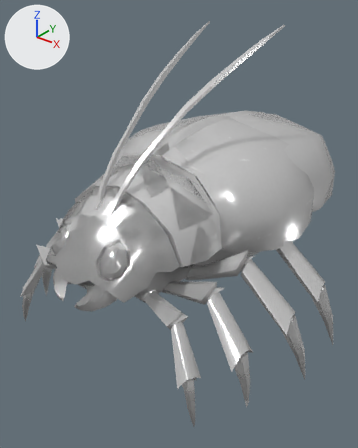
Two versions of the FBX model Assets/Models/Enemies/Cockroach_Smol_&_Anims.fbx, one commit apart.
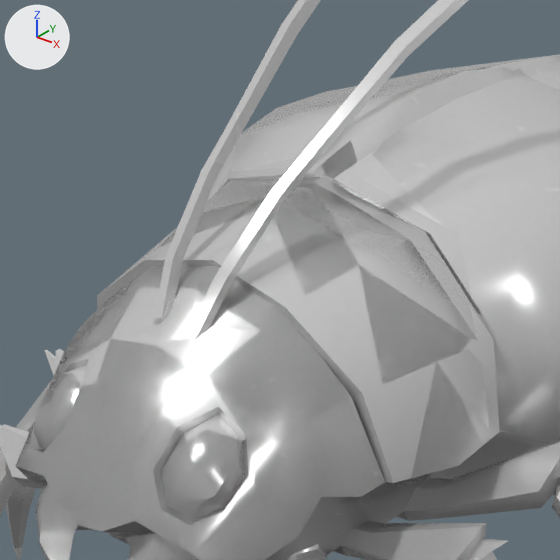
Each version is shown whole from a 50 mm lens placed at (0.413, -0.436, 0.465), pointed at (-0.022, 0.108, 0.128), then close up on the part from 11% to 68% of the width and 20% to 66% of the height. Arrows for +X, +Y and +Z are at upper left; the lights stay in place. The last two pictures show the newer version. Where no turn or scale is listed for an object, it has been applied to the vertices. Vertices at exactly the same position are counted once.

Names of what the first close-up shows: 'Cockroach_Smol', 'Cockroach_Smol_2', 'Cockroach_Smol_3'.
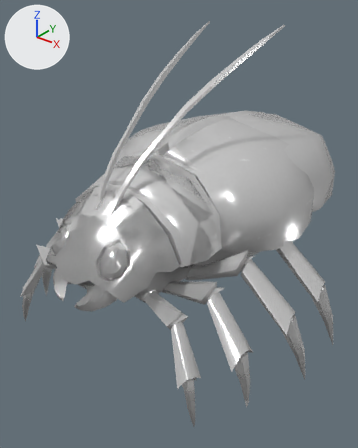
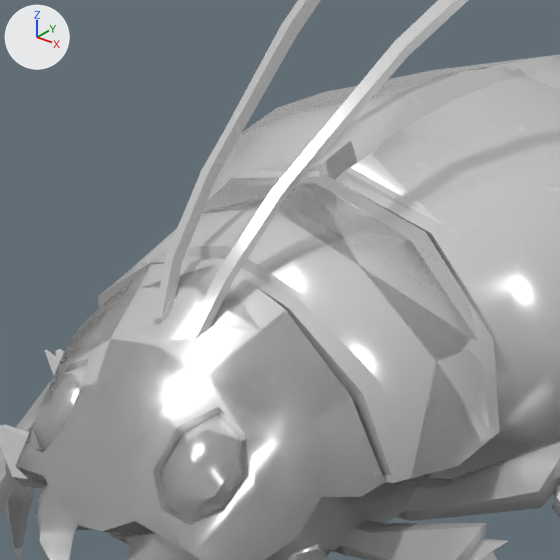
Changed parts and their boxes [x1, y1, x2, y2] in the close-ups (560 x 560 px; the box of a moved part takes in the faces that stretch with it):
```json
{"object": "Cockroach_Smol_3", "change": "reshaped", "before": [13, 0, 509, 560], "after": [13, 0, 512, 560]}
{"part": 1, "of": "me_cockroach_smol_3_001", "change": "moved or reshaped", "before": [97, 141, 509, 483], "after": [139, 141, 512, 483]}
{"part": 2, "of": "me_cockroach_smol_3_001", "change": "shading changed", "before": [97, 149, 504, 485], "after": [139, 149, 484, 485]}
```

The change, as JSON lines over the scene's bpy script:
```json
{"block": "me_cockroach_smol_3_001", "where": "me_cockroach_smol_3_001.from_pydata(...)  # 794 vertices, 818 faces; spans x -0.231..0.231, y -0.133..0.338, z -0.006..0.414"}
{"block": "me_cockroach_smol_3_001", "where": "# used by ob_cockroach_smol_3; location = (0.0, 0.0, 0.0)"}
{"block": "me_cockroach_smol_3_001", "change": "me_cockroach_smol_3_001 part 1"}
{"op": "set", "path": "me_cockroach_smol_3_001.vertices[115].co", "old": "(-0.085, -0.04, 0.203)", "new": "(-0.086, -0.027, 0.202)", "note": "pixel (96, 295) -> not seen"}
{"op": "set", "path": "me_cockroach_smol_3_001.vertices[118].co", "old": "(-0.044, -0.042, 0.232)", "new": "(-0.046, -0.029, 0.233)", "note": "pixel (144, 260) -> not seen"}
{"op": "set", "path": "me_cockroach_smol_3_001.vertices[119].co", "old": "(0.0, -0.041, 0.243)", "new": "(0.0, -0.028, 0.245)", "note": "pixel (212, 259) -> not seen"}
{"op": "set", "path": "me_cockroach_smol_3_001.vertices[139].co", "old": "(0.0, -0.036, 0.242)", "new": "(0.0, -0.039, 0.24)", "note": "not seen -> pixel (216, 263)"}
{"op": "set", "path": "me_cockroach_smol_3_001.vertices[153].co", "old": "(-0.007, 0.034, 0.263)", "new": "(-0.008, 0.045, 0.266)", "note": "pixel (310, 172) -> pixel (325, 160)"}
{"op": "set", "path": "me_cockroach_smol_3_001.vertices[159].co", "old": "(-0.064, 0.034, 0.248)", "new": "(-0.072, 0.046, 0.25)", "note": "pixel (227, 178) -> pixel (232, 167)"}
{"op": "set", "path": "me_cockroach_smol_3_001.vertices[166].co", "old": "(-0.103, 0.037, 0.159)", "new": "(-0.108, 0.046, 0.154)"}
{"op": "set", "path": "me_cockroach_smol_3_001.vertices[167].co", "old": "(-0.102, 0.036, 0.206)", "new": "(-0.109, 0.046, 0.203)"}
{"op": "set", "path": "me_cockroach_smol_3_001.vertices[459].co", "old": "(0.085, -0.04, 0.203)", "new": "(0.086, -0.027, 0.202)", "note": "pixel (362, 393) -> not seen"}
{"op": "set", "path": "me_cockroach_smol_3_001.vertices[462].co", "old": "(0.044, -0.042, 0.232)", "new": "(0.046, -0.029, 0.233)", "note": "pixel (285, 307) -> not seen"}
{"op": "set", "path": "me_cockroach_smol_3_001.vertices[484].co", "old": "(0.007, 0.034, 0.263)", "new": "(0.008, 0.045, 0.266)", "note": "pixel (333, 178) -> pixel (350, 167)"}
{"op": "set", "path": "me_cockroach_smol_3_001.vertices[490].co", "old": "(0.064, 0.034, 0.248)", "new": "(0.072, 0.046, 0.25)", "note": "pixel (430, 233) -> pixel (459, 227)"}
{"op": "set", "path": "me_cockroach_smol_3_001.vertices[497].co", "old": "(0.103, 0.037, 0.159)", "new": "(0.108, 0.046, 0.154)", "note": "not seen -> pixel (515, 434)"}
{"op": "set", "path": "me_cockroach_smol_3_001.vertices[498].co", "old": "(0.102, 0.036, 0.206)", "new": "(0.109, 0.046, 0.203)", "note": "pixel (497, 338) -> not seen"}
{"block": "me_cockroach_smol_3_001", "change": "me_cockroach_smol_3_001 part 2: edges marked sharp go from 599 to 587"}
```
